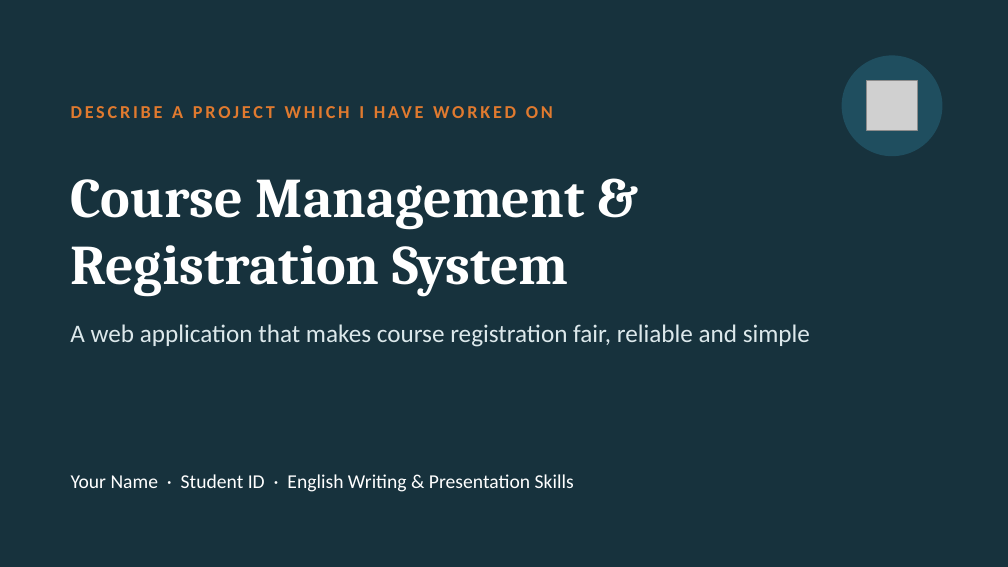
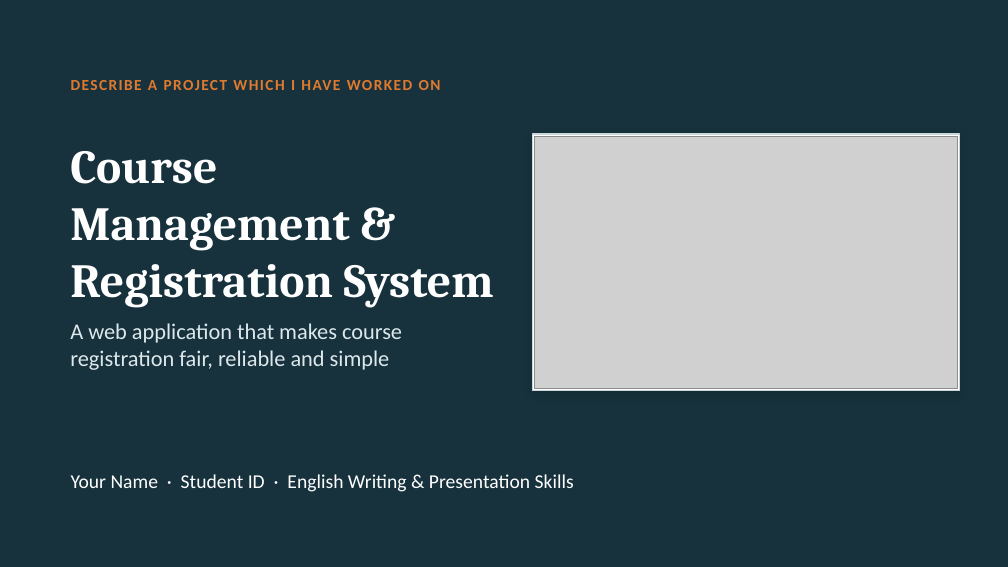
Before and after one commit to JustALog/Course-management-system, a slide deck: slide 1 of report/presentation.pptx. Drawn at 1008x567 pixels with LibreOffice and Linux fonts; fonts in the diff are those of the drawing; grey boxes stand for pictures. Boxes give left, top, right and bottom in pixels: in the first picture for what was removed or moved away, otherwise in the second. Text is boxed around its words. In the diff, an @@ line names an element or a change of style, - is before the commit and + after.

```diff
--- a/report/presentation.pptx
+++ b/report/presentation.pptx
@@ ellipse removed at <box>842,55,942,156</box> @@
@@ text "DESCRIBE A PROJECT WHICH I ...": place and size @@
-text "DESCRIBE A PROJECT WHICH I ..." at <box>172,106,323,118</box>
+text "DESCRIBE A PROJECT WHICH I ..." at <box>71,80,441,90</box>
@@ text "DESCRIBE A PROJECT WHICH I ..." at <box>71,80,441,90</box>: size 13 to 11 pt, letter spacing 2 to 1 pt @@
@@ picture removed at <box>867,81,917,131</box> @@
@@ title "Course Management & Registration System": place and size @@
-title "Course Management & Registration System" at <box>70,179,585,297</box>
+title "Course Management & Registration System" at <box>70,151,494,308</box>
@@ title "Course Management & Registration System" at <box>70,151,494,308</box>: size 40 to 34 pt @@
@@ rectangle added at <box>532,134,960,391</box>, fill #FFFFFF, outline #C9D6DA 0.75 pt @@
@@ picture added at <box>534,136,958,389</box> @@
@@ text "A web application that makes ..." at <box>70,323,402,370</box>: size 18 to 16 pt @@
```
Also in this commit, not shown: 2 slides added, 1 slide removed, 11 other files.
